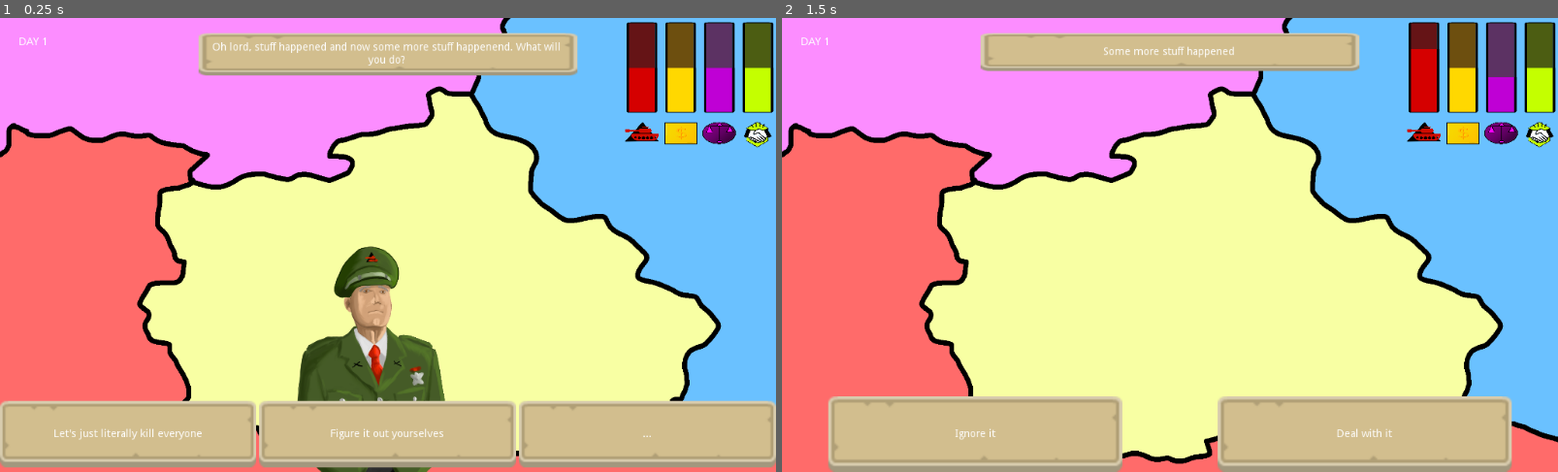
Above: before the commit, frames 1-2 (left to right).
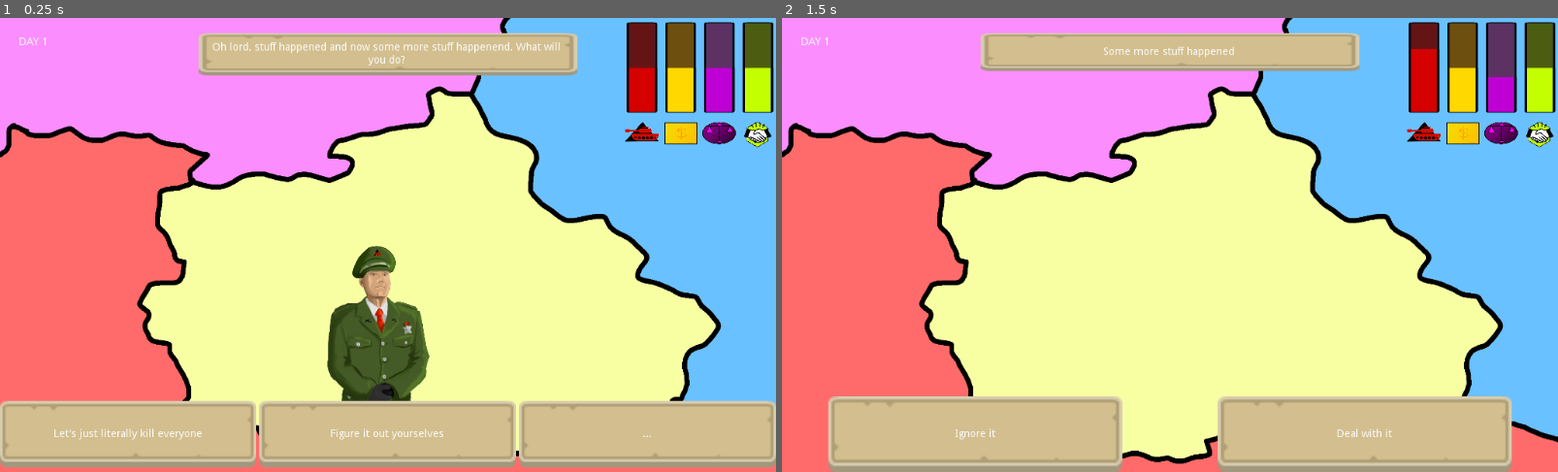
Above: after the commit, the same moments.

Repository: dsg-jam/LD49
Game: Godot game, scene res://scenes/overview.tscn
Same seed, same stepped clock (60 frames per second), same inputs: the game is played once before the commit and once after it.
Inputs (mouse positions are in pixels of both pictures, inside the frame that each line leads up to):
- Up to frame 1 (0.25 s): no input
- Up to frame 2 (1.5 s): tap Enter at 0.5 s; click (913, 435) at 1.27 s

The runs differ from the first frame. In frame 1, 3.2% of the frame differs, in the area x 38-58%, y 50-100%; in frame 2, nothing differs.

Commit message:
Fix character position

Diff:
--- a/ui/option.tscn
+++ b/ui/option.tscn
@@ -20,14 +20,14 @@
 }
 
 [node name="CharacterRect" type="TextureRect" parent="."]
-anchor_left = 0.5
-anchor_right = 0.5
-margin_left = -181.0
-margin_top = -200.0
-margin_right = 181.0
-margin_bottom = 226.0
+anchor_top = -2.0
+anchor_right = 1.0
+anchor_bottom = 0.7
+size_flags_horizontal = 3
+size_flags_vertical = 3
 texture = ExtResource( 4 )
 expand = true
+stretch_mode = 6
 __meta__ = {
 "_edit_use_anchors_": false
 }
